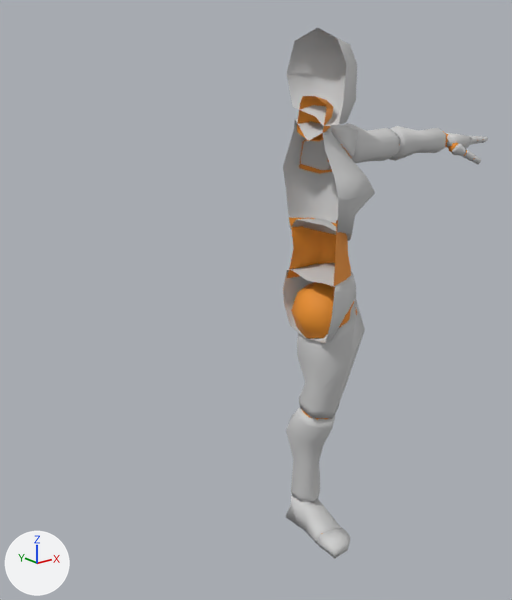
What one commit did to the glTF model models/avatars/default/female.glb.
Rendered twice from a 50 mm camera at (-1.49, -1.645, 1.586) aimed at (-0.121, 0.066, 0.901). The lights are fixed; the arrows at lower left show +X, +Y and +Z. The picture after the commit comes second. Vertices at exactly the same position are counted once.

Script lines for the objects in view, before the commit:
```python
me_citrus_female = bpy.data.meshes.new('Citrus Female')
me_citrus_female.from_pydata(...)  # 1522 vertices, 2757 faces; spans x -0.02..0.89, y -0.22..0.13, z 0.0..1.72
# faces by material slot: [1621, 1136]
me_citrus_female.materials.append(mat_rigged_human_mannequin_woman)
me_citrus_female.materials.append(mat_rigged_human_mannequin_woman_001)
ob_citrus_female = bpy.data.objects.new('Citrus Female', me_citrus_female)
ob_citrus_female.location = (0.0, 0.0, 0.0)
```
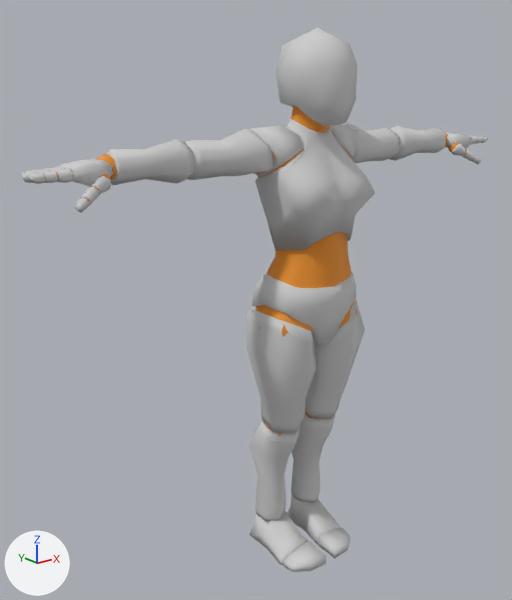
What differs and where, as boxes [x1, y1, x2, y2] in the pictures (512 x 600 px):
'Citrus Female', reshaped (127% wider): before [283, 28, 488, 558]; after [22, 27, 488, 572]
part 1 of me_citrus_female, added: after [249, 125, 303, 177]
part 2 of me_citrus_female, added: after [185, 129, 273, 180]
part 3 of me_citrus_female, added: after [106, 139, 194, 186]
part 4 of me_citrus_female, added: after [247, 308, 317, 433]
part 5 of me_citrus_female, added: after [249, 421, 300, 521]
part 6 of me_citrus_female, added: after [249, 510, 308, 565]
part 7 of me_citrus_female, added: after [284, 540, 326, 572]
part 8 of me_citrus_female, added: after [58, 159, 113, 186]
part 9 of me_citrus_female, added: after [43, 171, 58, 183]
part 10 of me_citrus_female, added: after [55, 168, 74, 183]
part 11 of me_citrus_female, added: after [81, 187, 99, 205]
part 12 of me_citrus_female, added: after [90, 176, 111, 195]
part 13 of me_citrus_female, added: after [75, 198, 90, 213]
part 14 of me_citrus_female, added (orange): after [255, 305, 313, 337]
part 15 of me_citrus_female, added: after [258, 149, 303, 177]
part 16 of me_citrus_female, added: after [96, 154, 116, 179]
part 17 of me_citrus_female, added: after [22, 169, 109, 202]
part 18 of me_citrus_female, added: after [252, 27, 346, 345]

The change, as a diff of the scene's bpy script:
```diff
--- a/models/avatars/default/female.glb.py
+++ b/models/avatars/default/female.glb.py
@@ me_citrus_female @@
-me_citrus_female.from_pydata(...)  # 1522 vertices, 2757 faces; spans x -0.02..0.89, y -0.22..0.13, z 0.0..1.72
+me_citrus_female.from_pydata(...)  # 2981 vertices, 5514 faces; spans x -0.89..0.89, y -0.22..0.13, z 0.0..1.72
+# me_citrus_female part 1: the loose piece of 26 vertices spanning x 0.05..0.19, y -0.1..0.09, z 1.3..1.45 is copied, and the copy is mirrored in x about the mesh origin; it spans x -0.19..-0.05, y -0.1..0.09, z 1.3..1.45
+# me_citrus_female part 2: the loose piece of 32 vertices spanning x 0.15..0.42, y -0.07..0.07, z 1.31..1.45 is copied, and the copy is mirrored in x about the mesh origin; it spans x -0.42..-0.15, y -0.07..0.07, z 1.31..1.45
+# me_citrus_female part 3: the loose piece of 32 vertices spanning x 0.42..0.66, y -0.05..0.05, z 1.31..1.43 is copied, and the copy is mirrored in x about the mesh origin; it spans x -0.66..-0.42, y -0.05..0.05, z 1.31..1.43
+# me_citrus_female part 4: the loose piece of 38 vertices spanning x 0.01..0.21, y -0.17..0.08, z 0.48..0.9 is copied, and the copy is mirrored in x about the mesh origin; it spans x -0.21..-0.01, y -0.17..0.08, z 0.48..0.9
+# me_citrus_female part 5: the loose piece of 38 vertices spanning x 0.01..0.16, y -0.1..0.11, z 0.11..0.49 is copied, and the copy is mirrored in x about the mesh origin; it spans x -0.16..-0.01, y -0.1..0.11, z 0.11..0.49
+# me_citrus_female part 6: the loose piece of 42 vertices spanning x 0.02..0.15, y -0.11..0.13, z 0.0..0.12 is copied, and the copy is mirrored in x about the mesh origin; it spans x -0.15..-0.02, y -0.11..0.13, z 0.0..0.12
+# me_citrus_female part 7: the loose piece of 26 vertices spanning x 0.02..0.14, y -0.19..-0.11, z 0.0..0.05 is copied, and the copy is mirrored in x about the mesh origin; it spans x -0.14..-0.02, y -0.19..-0.11, z 0.0..0.05
+# me_citrus_female part 8: the loose piece of 50 vertices spanning x 0.66..0.78, y -0.07..0.03, z 1.33..1.39 is copied, and the copy is mirrored in x about the mesh origin; it spans x -0.78..-0.66, y -0.07..0.03, z 1.33..1.39
+# me_citrus_female part 9: the loose piece of 32 vertices spanning x 0.78..0.81, y -0.07..-0.04, z 1.35..1.38 is copied, and the copy is scaled about its middle by (-0.827, 0.824, 0.813), then moved by (-1.62, 0.0, 0.0); it spans x -0.85..-0.81, y -0.07..-0.05, z 1.35..1.38
+# me_citrus_female part 10: the loose piece of 32 vertices spanning x 0.78..0.81, y -0.07..-0.04, z 1.35..1.38 is copied, and the copy is mirrored in x about the mesh origin; it spans x -0.81..-0.78, y -0.07..-0.04, z 1.35..1.38
+# me_citrus_female part 11: the loose piece of 32 vertices spanning x 0.72..0.77, y -0.1..-0.06, z 1.3..1.34 is copied, and the copy is mirrored in x about the mesh origin; it spans x -0.77..-0.72, y -0.1..-0.06, z 1.3..1.34
+# me_citrus_female part 12: the loose piece of 32 vertices spanning x 0.68..0.74, y -0.09..-0.05, z 1.31..1.36 is copied, and the copy is mirrored in x about the mesh origin; it spans x -0.74..-0.68, y -0.09..-0.05, z 1.31..1.36
+# me_citrus_female part 13: the loose piece of 26 vertices spanning x 0.75..0.79, y -0.11..-0.08, z 1.29..1.32 is copied, and the copy is mirrored in x about the mesh origin; it spans x -0.79..-0.75, y -0.11..-0.08, z 1.29..1.32
+# me_citrus_female part 14: the loose piece of 26 vertices spanning x -0.02..0.19, y -0.15..0.07, z 0.74..0.96 is copied, and the copy is mirrored in x about the mesh origin; it spans x -0.19..0.02, y -0.15..0.07, z 0.74..0.96
+# me_citrus_female part 15: the loose piece of 16 vertices spanning x 0.04..0.17, y -0.1..0.07, z 1.29..1.44 is copied, and the copy is mirrored in x about the mesh origin; it spans x -0.17..-0.04, y -0.1..0.07, z 1.29..1.44
+# me_citrus_female part 16: the loose piece of 26 vertices spanning x 0.63..0.7, y -0.05..0.02, z 1.34..1.41 is copied, and the copy is mirrored in x about the mesh origin; it spans x -0.7..-0.63, y -0.05..0.02, z 1.34..1.41
+# me_citrus_female part 17: 416 vertices added at x -0.89..-0.68, y -0.1..0.03, z 1.3..1.38
+# me_citrus_female part 18: 139 vertices added at x -0.18..-0.01, y -0.22..0.09, z 0.76..1.69
+# other edits to the shape of me_citrus_female do not show in these pictures
 me_citrus_female.materials.append(mat_rigged_human_mannequin_woman)
```
